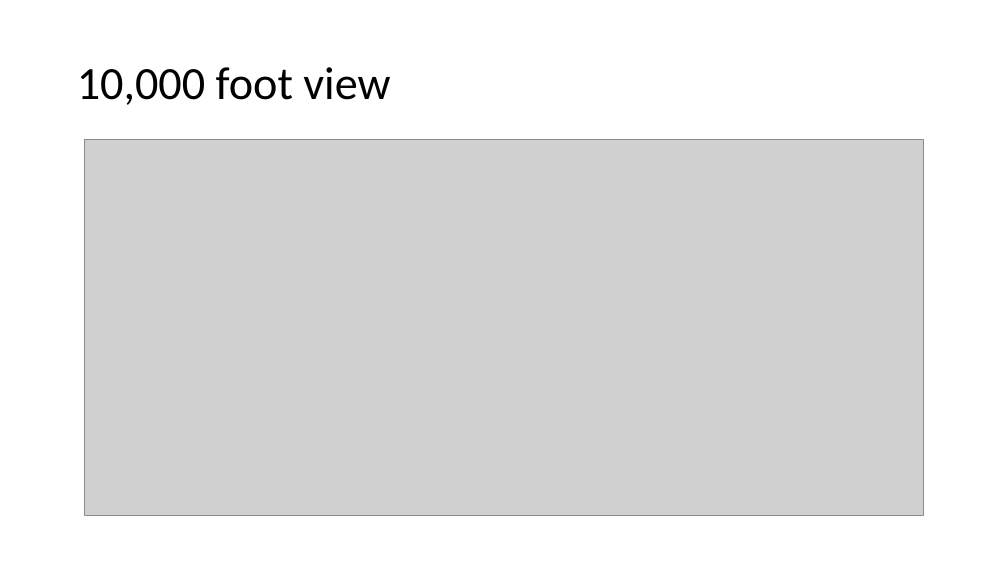
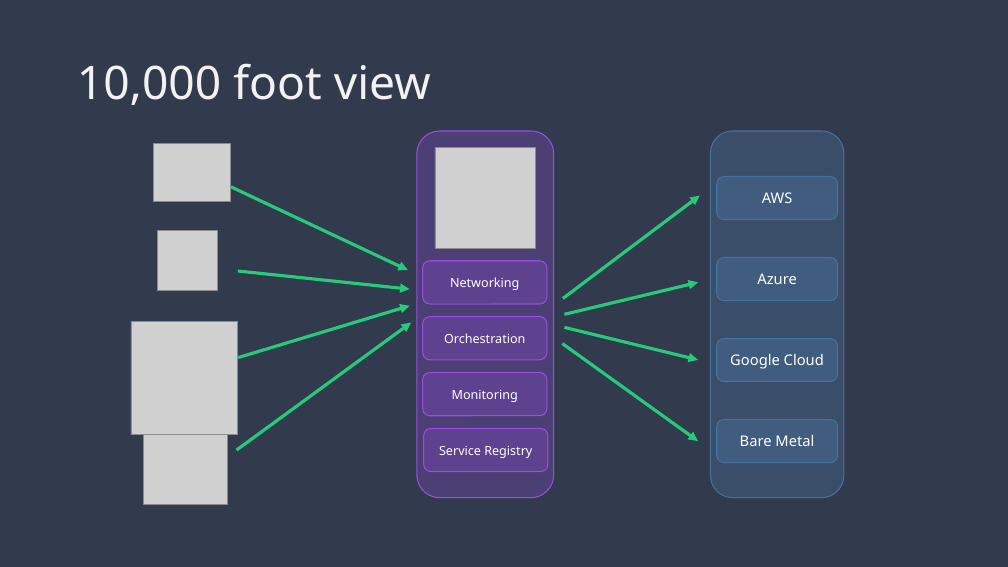
Before and after one commit to ITForumHungary/ITForum2016-DevOps, a slide deck: slide 9 of IT_Forum_Budapest-DCOS.pptx. Drawn at 1008x567 pixels with LibreOffice and Linux fonts; fonts in the diff are those of the drawing; grey boxes stand for pictures. Boxes give left, top, right and bottom in pixels: in the first picture for what was removed or moved away, otherwise in the second. Text is boxed around its words. In the diff, an @@ line names an element or a change of style, - is before the commit and + after.

```diff
--- a/IT_Forum_Budapest-DCOS.pptx
+++ b/IT_Forum_Budapest-DCOS.pptx
@@ background #FFFFFF to #323A4E @@
@@ title "10,000 foot view" at [77,63,431,105]: font Calibri to Noto Sans, text colour #000000 to #F2F2F2 @@
@@ picture removed at [85,140,924,516] @@
@@ picture added at [154,144,231,201] @@
@@ rounded rectangle added at [417,131,554,498], fill #994EE3 at 25% opacity, outline #994EE3 1 pt @@
@@ picture added at [435,147,535,248] @@
@@ rounded rectangle added at [711,131,844,498], fill #5B9BD5 at 20% opacity, outline #43739E 1 pt @@
@@ rounded rectangle added at [717,176,838,219], fill #5B9BD5 at 20% opacity, outline #43739E 1 pt, 14 pt, text #FFFFFF @@
+AWS
@@ arrow added from (231, 187) to (408, 270), #27C97B 3 pt @@
@@ arrow added from (563, 299) to (700, 196), #27C97B 3 pt @@
@@ picture added at [157,230,218,290] @@
@@ rounded rectangle added at [423,261,547,304], fill #994EE3 at 25% opacity, outline #994EE3 1 pt, 12 pt, text #FFFFFF @@
+Networking
@@ rounded rectangle added at [717,258,838,301], fill #5B9BD5 at 20% opacity, outline #43739E 1 pt, 14 pt, text #FFFFFF @@
+Azure
@@ arrow added from (238, 271) to (410, 289), #27C97B 3 pt @@
@@ arrow added from (565, 315) to (698, 283), #27C97B 3 pt @@
@@ picture added at [131,321,237,435] @@
@@ arrow added from (237, 450) to (411, 323), #27C97B 3 pt @@
@@ arrow added from (238, 358) to (410, 306), #27C97B 3 pt @@
@@ rounded rectangle added at [423,317,547,360], fill #994EE3 at 25% opacity, outline #994EE3 1 pt, 12 pt, text #FFFFFF @@
+Orchestration
@@ arrow added from (565, 327) to (698, 360), #27C97B 3 pt @@
@@ arrow added from (563, 344) to (698, 441), #27C97B 3 pt @@
@@ rounded rectangle added at [717,339,838,382], fill #5B9BD5 at 20% opacity, outline #43739E 1 pt, 14 pt, text #FFFFFF @@
+Google Cloud
@@ rounded rectangle added at [423,373,547,416], fill #994EE3 at 25% opacity, outline #994EE3 1 pt, 12 pt, text #FFFFFF @@
+Monitoring
@@ picture added at [143,420,228,504] @@
@@ rounded rectangle added at [423,429,547,472], fill #994EE3 at 25% opacity, outline #994EE3 1 pt, 12 pt, text #FFFFFF @@
+Service Registry
@@ rounded rectangle added at [717,420,838,463], fill #5B9BD5 at 20% opacity, outline #43739E 1 pt, 14 pt, text #FFFFFF @@
+Bare Metal
```
Also in this commit, not shown: 7 other slides changed, 8 slides added, 8 slides removed.
